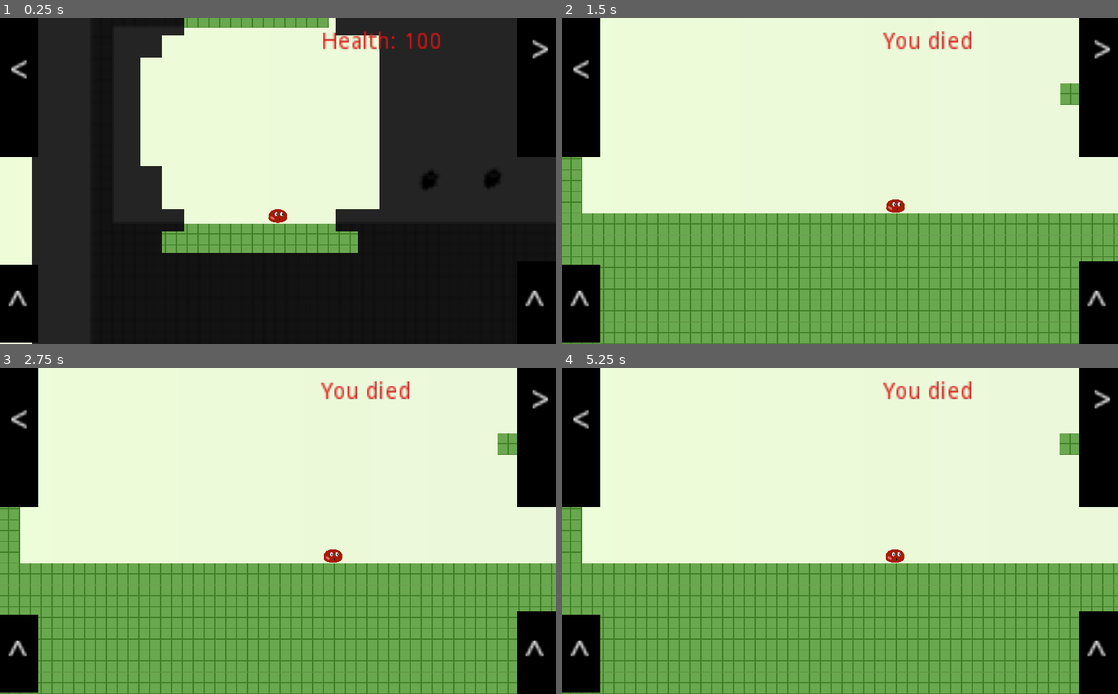
Above: before the commit, frames 1-4 (two rows, left to right).
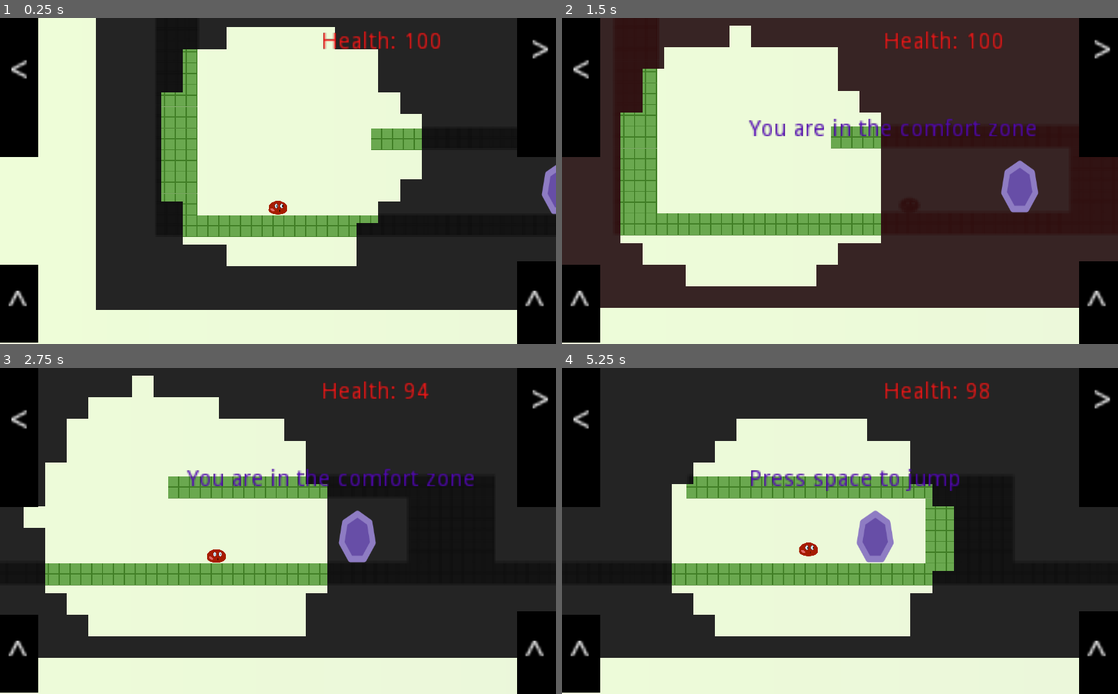
Above: after the commit, the same moments.

Repository: glitchcore/comfort
Game: Godot game, scene res://Scenes/BaseLevel.tscn
Two runs of this game, one before a commit and one after it. Both use one fixed random seed, a clock stepped at 60 frames per second and the inputs below.
Inputs:
- Up to frame 1 (0.25 s): no input
- Up to frame 2 (1.5 s): hold Right (ui_right) from 0.53 s (still down); tap Space (jump) at 0.77 s
- Up to frame 3 (2.75 s): tap Space (jump) at 1.52 s; release Right (ui_right) at 2.03 s; hold Left (ui_left) from 2.03 s (still down)
- Up to frame 4 (5.25 s): release Left (ui_left) at 2.78 s; hold Right (ui_right) 2.78-4.28 s; tap Space (jump) at 3.02, 3.77, 4.52, 5 s; hold Left (ui_left) 4.28-5.03 s; hold Right (ui_right) from 5.03 s (still down)

The runs differ from the first frame. In frame 1, 32% of the frame differs, in the area x 5-100%, y 0-100%; in frame 2, 70%; in frame 3, 67%; in frame 4, 74%, in the area x 0-100%, y 0-100%.

Commit message:
add svg

Diff:
--- a/Scenes/BaseLevel.tscn
+++ b/Scenes/BaseLevel.tscn
@@ -86,7 +86,6 @@
 [node name="GameData" parent="ui" instance=ExtResource( 6 )]
 
 [node name="Tutorial" parent="ui" instance=ExtResource( 4 )]
-visible = false
 
 [node name="Sprite" type="Sprite" parent="."]
 position = Vector2( 2772.75, -1613 )
@@ -102,7 +101,7 @@
 tile_data = PoolIntArray( -5308420, 0, 0, -5308419, 0, 0, -5308418, 0, 0, -5308417, 0, 0, -5373952, 0, 0, -5373951, 0,  …(84604 unchanged characters)…
 
 [node name="Player" parent="." instance=ExtResource( 2 )]
-position = Vector2( 347, -1429 )
+position = Vector2( 229, -124 )
 
 [node name="Enemies" type="Node2D" parent="."]
 
@@ -234,7 +233,7 @@
 [node name="SpaceDetector" parent="." instance=ExtResource( 3 )]
 visible = false
 modulate = Color( 0.423529, 0.109804, 0.109804, 1 )
-position = Vector2( 323, -1450 )
+position = Vector2( 232, -135 )
 
 [node name="PortalToGame" parent="." instance=ExtResource( 11 )]
 position = Vector2( 748, -36 )
--- a/UserInterface/Tutorial.gd
+++ b/UserInterface/Tutorial.gd
@@ -13,7 +13,7 @@
 var current_area = WELCOM_AREA
 
 var messages = [
-	[HELLO_AREA, ""],
+	#[HELLO_AREA, ""],
 	[WELCOM_AREA, "You are in the comfort zone"],
 	[WELCOM_AREA, "Press <- and -> to move"],
 	[WELCOM_AREA, "Press space to jump"],
--- a/UserInterface/Tutorial.tscn
+++ b/UserInterface/Tutorial.tscn
@@ -16,6 +16,7 @@
 margin_top = -116.0
 margin_right = 113.0
 margin_bottom = -76.0
+rect_scale = Vector2( 3, 3 )
 custom_colors/font_color = Color( 0.317647, 0.0235294, 0.705882, 1 )
 
 [node name="Timer" type="Timer" parent="."]
